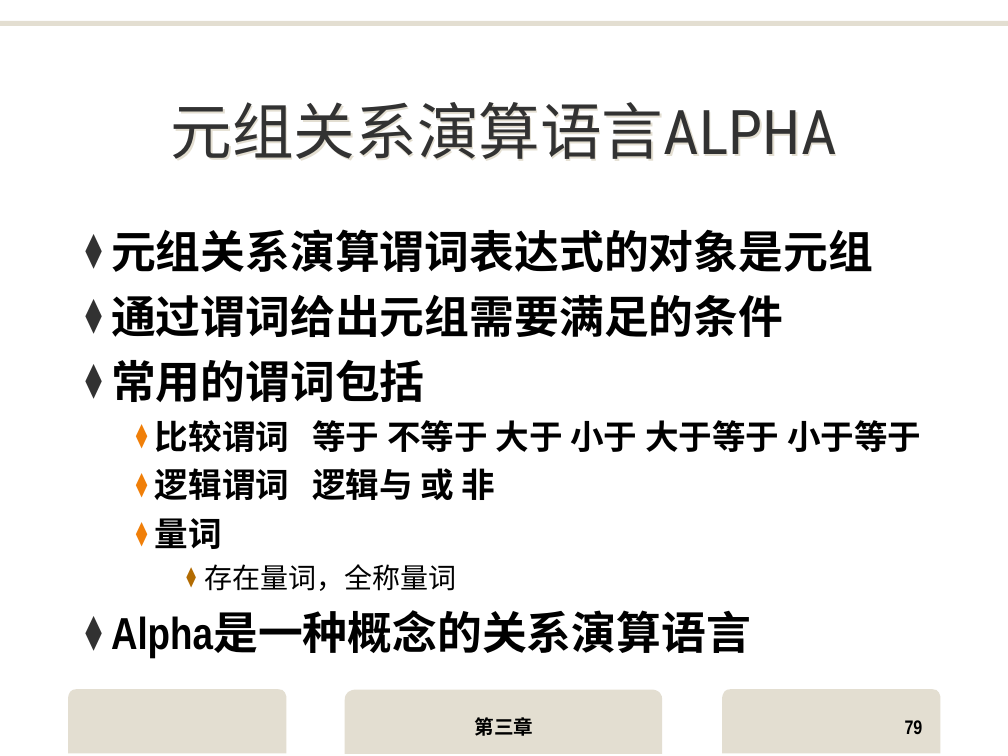
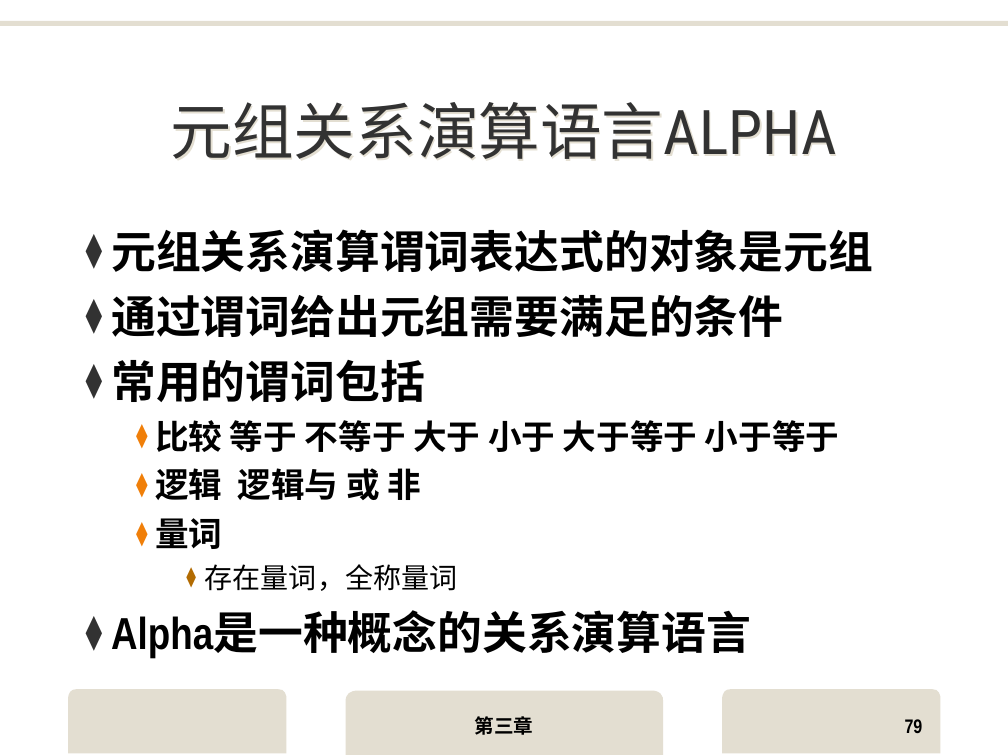
Before and after one commit to yuanba/Study, a slide deck: slide 79 of MySQL/DB-ppt/3关系数据库.ppt. Drawn at 1008x756 pixels with LibreOffice and Linux fonts; fonts in the diff are those of the drawing; background and template pictures are left out. Boxes give left, top, right and bottom in pixels: in the first picture for what was removed or moved away, otherwise in the second. Text is boxed around its words. In the diff, an @@ line names an element or a change of style, - is before the commit and + after.

```diff
--- a/MySQL/DB-ppt/3关系数据库.ppt
+++ b/MySQL/DB-ppt/3关系数据库.ppt
@@ text at (x1=155, y1=420, x2=839, y2=500): text changed @@
-  ⧫ 比较谓词 等于 不等于 大于 小于 大于等于 小于等于
-  ⧫ 逻辑谓词 逻辑与 或 非
+  ⧫ 比较 等于 不等于 大于 小于 大于等于 小于等于
+  ⧫ 逻辑 逻辑与 或 非
```
Also in this commit, not shown: 80 other slides changed, 28 other files.
